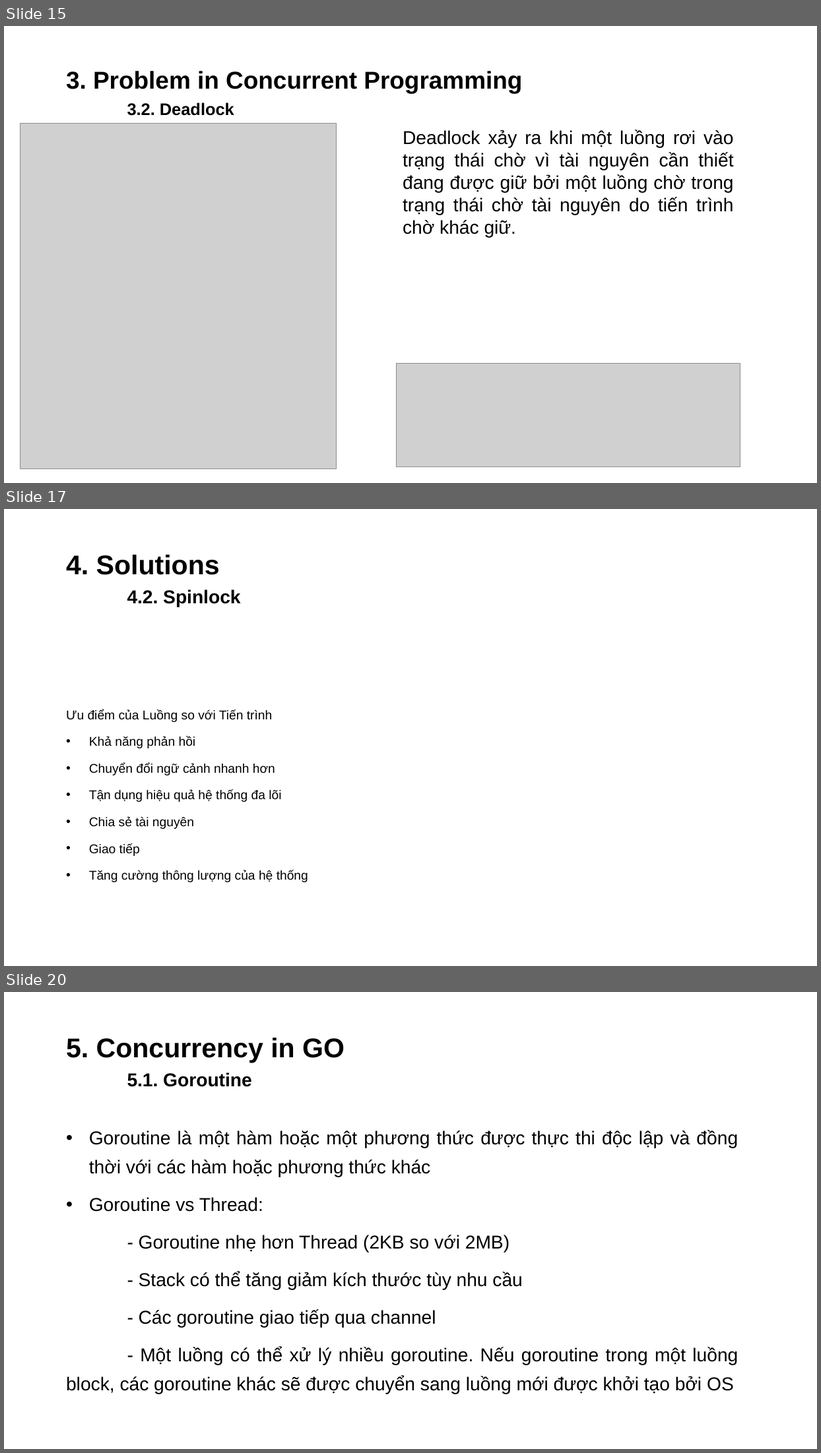
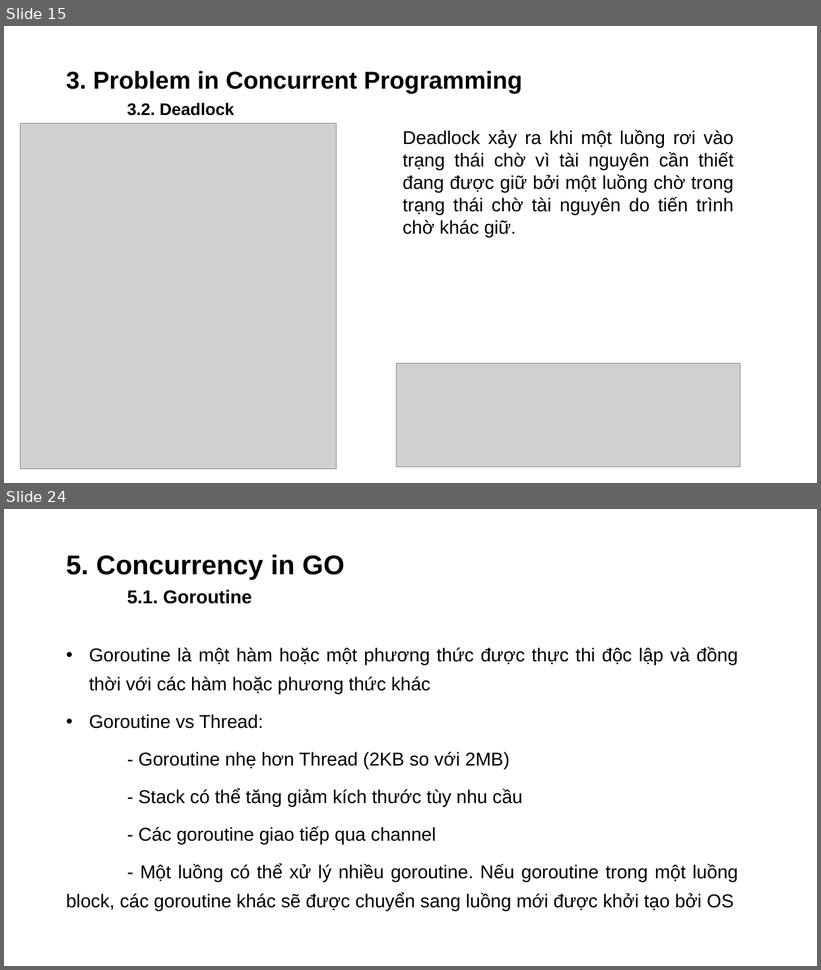
Before and after one commit to dangnm9699/Learn-Golang, a slide deck: Problem and Solution in Concurrency.pptx. Shown one above the other, each under a label of ours: slides 15, 17 and 20 before the commit, slides 15 and 24 after it; the slides between them are not shown. The pictures are 821x1453 and 821x970 pixels, drawn with LibreOffice and Linux fonts; fonts in the diff are those of the drawing; grey boxes stand for pictures. Boxes give left, top, right and bottom in pixels: in the first picture for what was removed or moved away, otherwise in the second. Text is boxed around its words. In the diff, an @@ line names an element or a change of style, - is before the commit and + after.

```diff
--- a/Problem and Solution in Concurrency.pptx
+++ b/Problem and Solution in Concurrency.pptx
@@ slide 17 removed at box(4, 509, 817, 966), background #FFFFFF @@
@@ title removed at box(66, 555, 240, 607) @@
-4. Solutions
-4.2. Spinlock
@@ text removed at box(66, 710, 308, 883) @@
-Ưu điểm của Luồng so với Tiến trình
-• Khả năng phản hồi
-• Chuyển đổi ngữ cảnh nhanh hơn
-• Tận dụng hiệu quả hệ thống đa lõi
-• Chia sẻ tài nguyên
-• Giao tiếp
-• Tăng cường thông lượng của hệ thống
@@ what was slide 20 is now slide 24 @@
```
Also in this commit, not shown: 7 slides changed, 19 slides added, 5 other slides removed, 1 other file.
